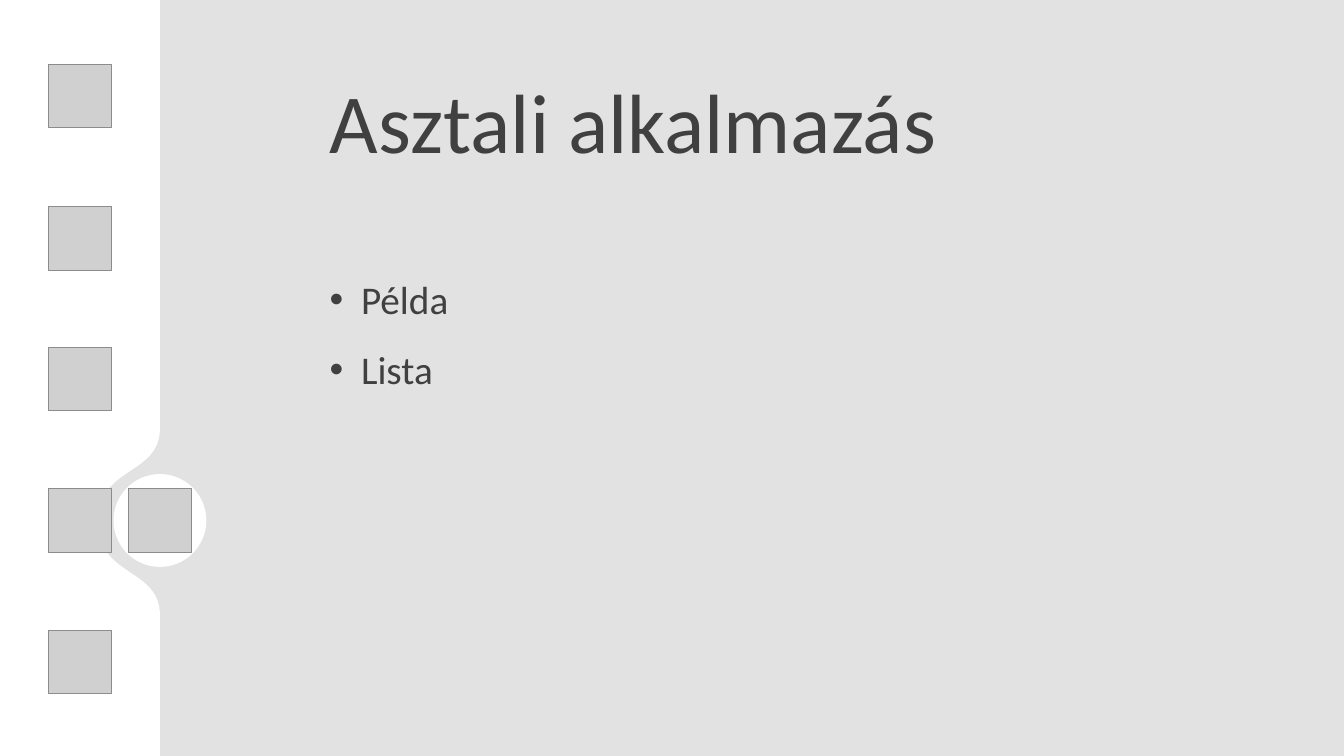
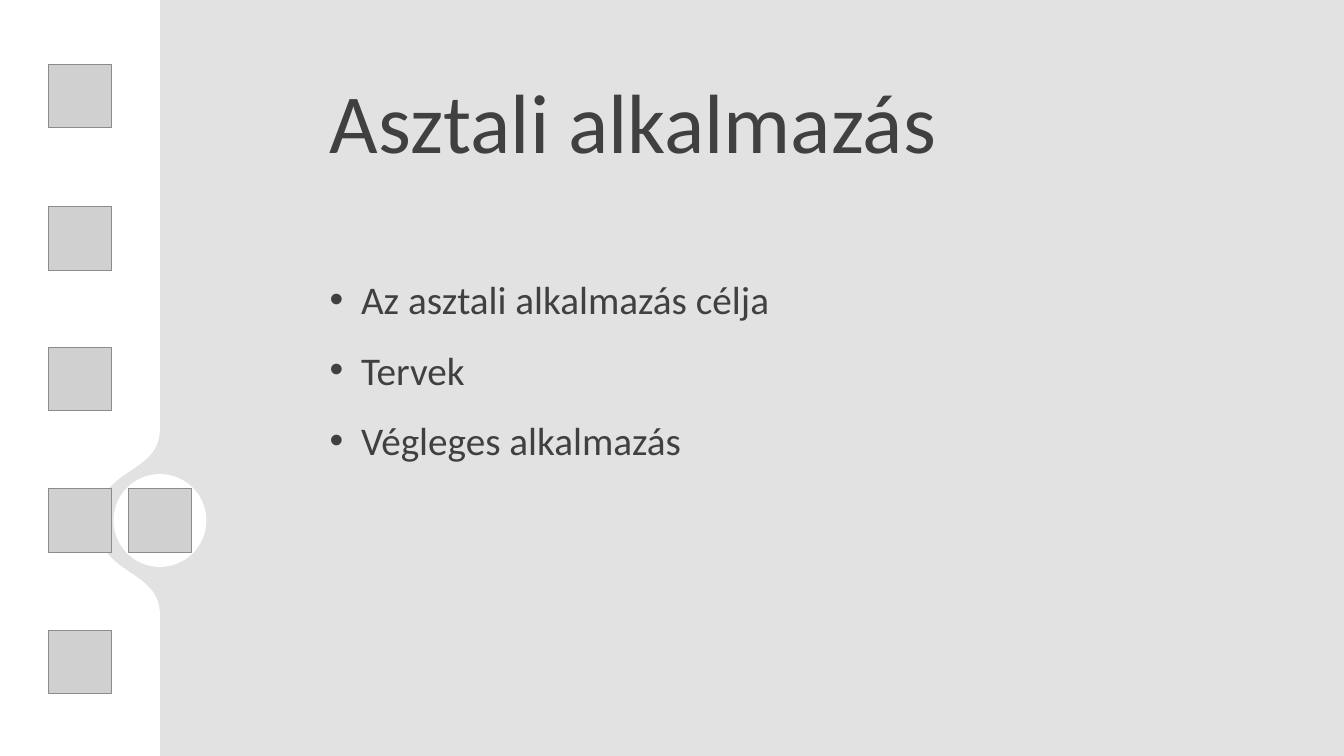
Before and after one commit to egri-richard/TurboNote, a slide deck: slide 16 of TNote_presentation.pptx. Drawn at 1344x756 pixels with LibreOffice and Linux fonts; fonts in the diff are those of the drawing; grey boxes stand for pictures; background and template pictures are left out. Boxes give left, top, right and bottom in pixels: in the first picture for what was removed or moved away, otherwise in the second. Text is boxed around its words. In the diff, an @@ line names an element or a change of style, - is before the commit and + after.

```diff
--- a/TNote_presentation.pptx
+++ b/TNote_presentation.pptx
@@ text at (361,287,769,462): text changed @@
-• Példa
-• Lista
+• Az asztali alkalmazás célja
+• Tervek
+• Végleges alkalmazás
```
Also in this commit, not shown: 3 slides added.
